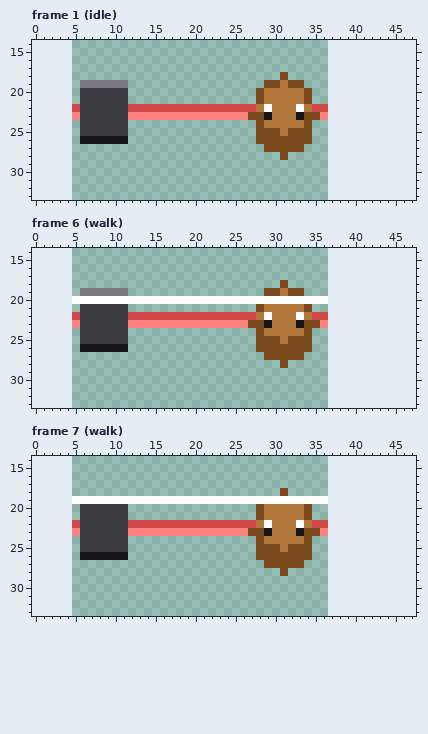
File history of a pixel-art file, static/assets/enemies/leash.aseprite. The first picture shows the starting point.
32x32 pixels, 14 frames. Shown: frame 1 (idle): x 0..47, y 14..33; frame 6 (walk): x 0..47, y 14..33; frame 7 (walk): x 0..47, y 14..33. The old version is drawn lined up with the new one, on the new canvas. The commit also changed other frames, which this record leaves out.
After the commit:
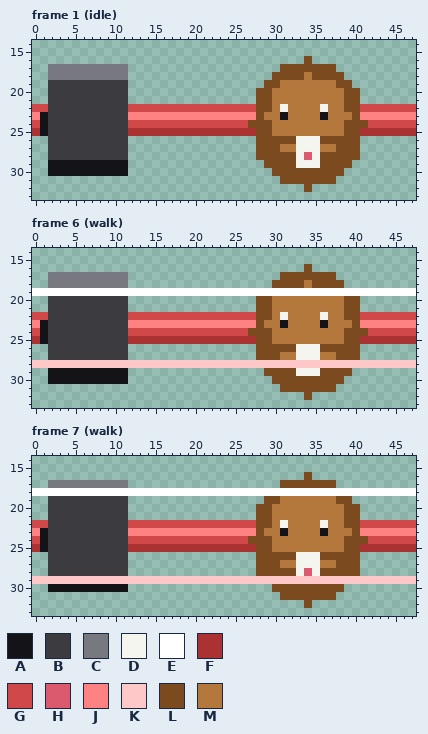
Palette (. is transparent): A #141418  B #3c3c40  C #787880  D #f5f5f0  E #ffffff  F #aa3232  G #d04848  H #dc5a6e  J #ff8282  K #ffc8c8  L #7b4a1e  M #b4783c
The exact change:
canvas 32x32 -> 48x48, the old top-left corner now at 5,7
Changed rows in their new state; - is an unchanged pixel.
Frame 1 (idle):
first column x 0:
16 ----------------------------------L-------------
17 --CCCCCCCCCC-------------------LLLLLLL----------
18 --CCCCCCCCCC------------------L-LLMLLLL---------
19 --BBBBBBBBBB--------------------MMMMMMLL--------
20 --BBBB-----------------------L----MMMMMLL-------
21 --BBBB-----------------------L----MMMMMLL-------
22 GGBBBB----------------------LL-D-M-MDMMLLGGGGGGG
23 JABBBB---------------------J-M-A-MMMAMMMLJJJJJJJ
24 GABBBB------GGGGGGGGGGGGGGGL-L----MMMMMLLLGGGGGG
25 FABBBB------FFFFFFFFFFFFFFFF--M-MMMMMMMLLFFFFFFF
26 --BBBBBBBBBB---------------------DDDLLLLL-------
27 --BBBBBBBBBB----------------L--MMDDDMMLLL-------
28 --BBBBBBBBBB----------------LLL-LDHDLLLLL-------
29 --AAAAAAAAAA-----------------LLLLDDDLLLL--------
30 --AAAAAAAAAA------------------LLLLLLLLL---------
31 -------------------------------LLLLLLL----------
32 ----------------------------------L-------------
Frame 6 (walk):
first column x 0:
16 ----------------------------------L-------------
17 --CCCCCCCCCC-------------------LLLLLLL----------
18 --CCCCCCCCCC------------------L-LLMLLLL---------
19 EEEEEEEEEEEEEEEEEEEEEEEEEEEEEEEEEEEEEEEEEEEEEEEE
20 --BBBBBBBBBB................LLMMMMMMMMMLL-------
21 --BBBB-----------------------L----MMMMMLL-------
22 GGBBBB----------------------LL-D-M-MDMMLLGGGGGGG
23 JABBBB---------------------J-M-A-MMMAMMMLJJJJJJJ
24 GABBBB------GGGGGGGGGGGGGGGL-L----MMMMMLLLGGGGGG
25 FABBBB------FFFFFFFFFFFFFFFF--M-MMMMMMMLLFFFFFFF
26 --BBBBBBBBBB---------------------DDDLLLLL-------
27 --BBBBBBBBBB----------------L--MMDDDMMLLL-------
28 KKKKKKKKKKKKKKKKKKKKKKKKKKKKKKKKKKKKKKKKKKKKKKKK
29 --AAAAAAAAAA-----------------LLLLDDDLLLL--------
30 --AAAAAAAAAA------------------LLLLLLLLL---------
31 -------------------------------LLLLLLL----------
32 ----------------------------------L-------------
Frame 7 (walk):
first column x 0:
16 ----------------------------------L-------------
17 --CCCCCCCCCC-------------------LLLLLLL----------
18 EEEEEEEEEEEEEEEEEEEEEEEEEEEEEEEEEEEEEEEEEEEEEEEE
19 --BBBBBBBBBB.................LLMMMMMMMLL--------
20 --BBBB-----------------------L----MMMMMLL-------
21 --BBBB-----------------------L----MMMMMLL-------
22 GGBBBB----------------------LL-D-M-MDMMLLGGGGGGG
23 JABBBB---------------------J-M-A-MMMAMMMLJJJJJJJ
24 GABBBB------GGGGGGGGGGGGGGGL-L----MMMMMLLLGGGGGG
25 FABBBB------FFFFFFFFFFFFFFFF--M-MMMMMMMLLFFFFFFF
26 --BBBBBBBBBB---------------------DDDLLLLL-------
27 --BBBBBBBBBB----------------L--MMDDDMMLLL-------
28 --BBBBBBBBBB----------------LLL-LDHDLLLLL-------
29 KKKKKKKKKKKKKKKKKKKKKKKKKKKKKKKKKKKKKKKKKKKKKKKK
30 --AAAAAAAAAA------------------LLLLLLLLL---------
31 -------------------------------LLLLLLL----------
32 ----------------------------------L-------------
Where, in picture pixels (left, top, right, bottom), the same in both pictures:
changed: (32, 56, 416, 192)
changed: (32, 264, 416, 400)
changed: (32, 472, 416, 608)
